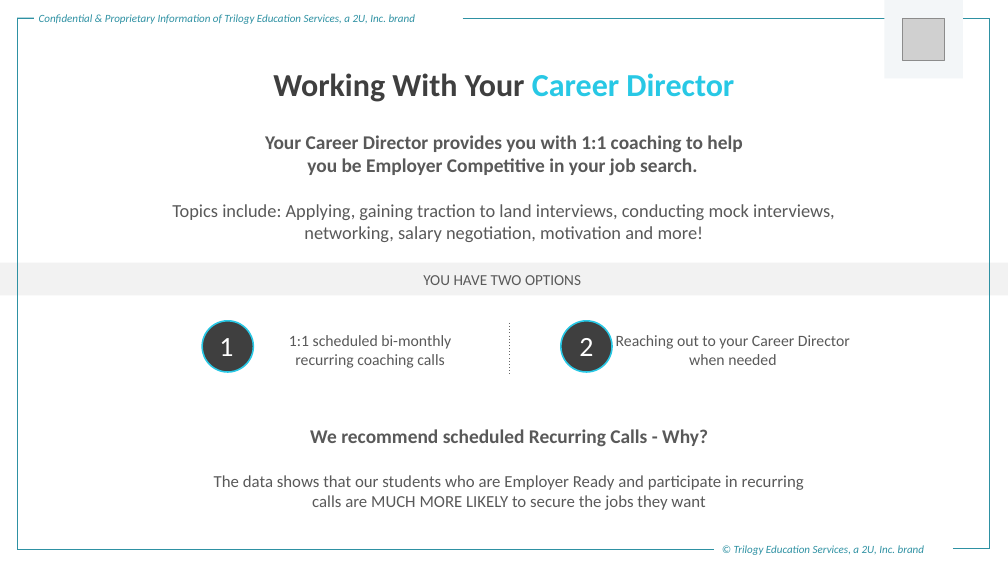
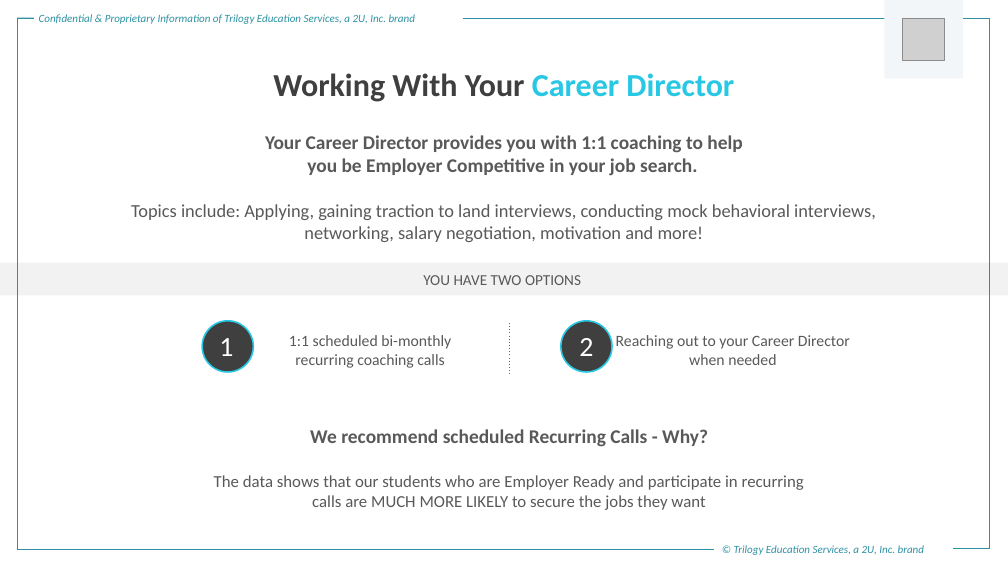
Before and after one commit to spencer-shadley/completed-class, a slide deck: slide 6 of 17-NoSQL/2-thursday-mongoose/career-services.pptx. Drawn at 1008x567 pixels with LibreOffice and Linux fonts; fonts in the diff are those of the drawing; grey boxes stand for pictures. Boxes give left, top, right and bottom in pixels: in the first picture for what was removed or moved away, otherwise in the second. Text is boxed around its words. In the diff, an @@ line names an element or a change of style, - is before the commit and + after.

Commit message:
updated career services

```diff
--- a/17-NoSQL/2-thursday-mongoose/career-services.pptx
+++ b/17-NoSQL/2-thursday-mongoose/career-services.pptx
@@ text at (x1=131, y1=204, x2=876, y2=242): text changed @@
-Topics include: Applying, gaining traction to land interviews, conducting mock interviews,
-networking, salary negotiation, motivation and more!
+Topics include: Applying, gaining traction to land interviews, conducting mock behavioral interviews,
+networking, salary negotiation, motivation and more!
```
